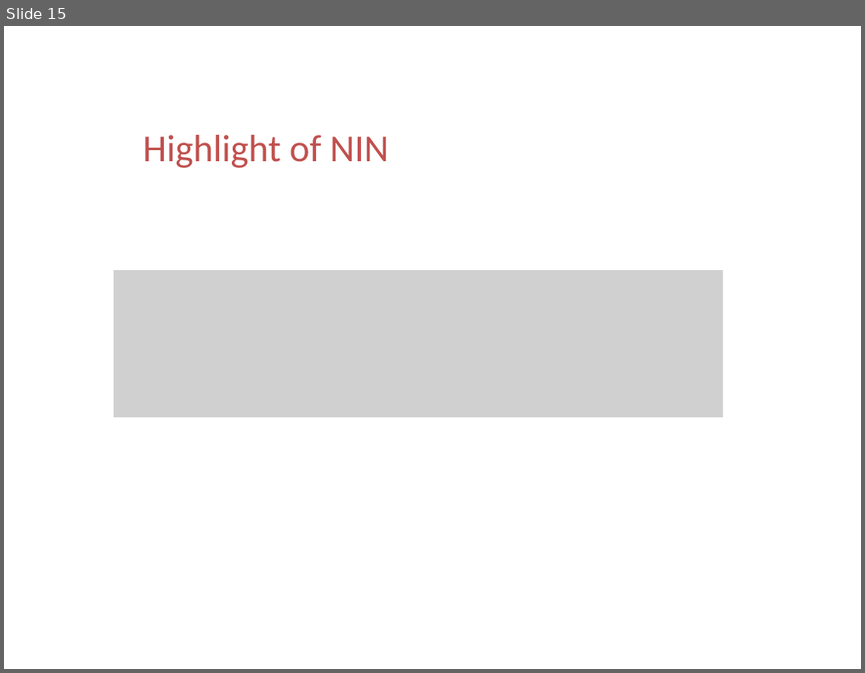
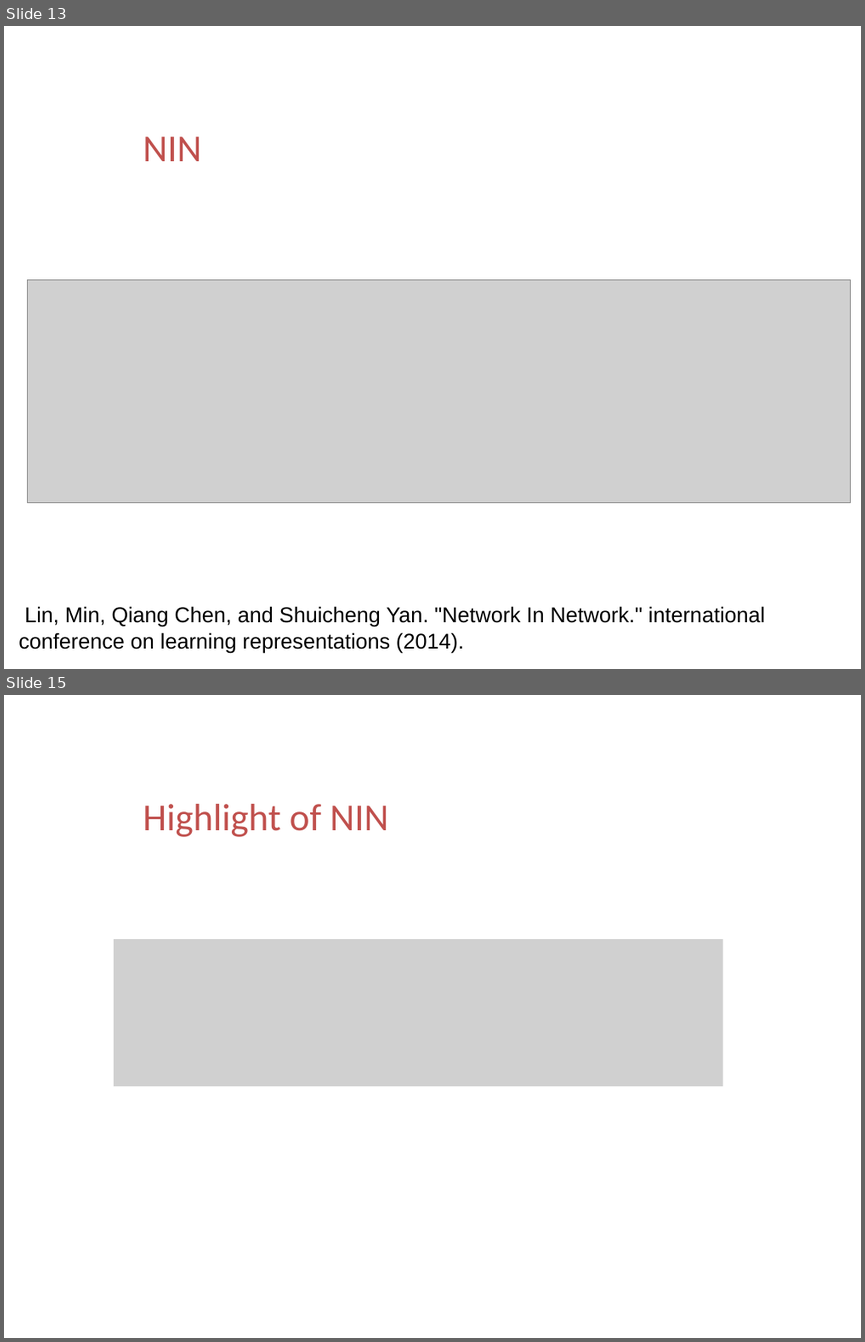
Before and after one commit to ttomchy/CV_2Project, a slide deck: presentation.pptx. Shown one above the other, each under a label of ours: slide 15 before the commit, slides 13 and 15 after it; the slides between them are not shown. The pictures are 865x673 and 865x1342 pixels, drawn with LibreOffice and Linux fonts; fonts in the diff are those of the drawing; grey boxes stand for pictures; background and template pictures are left out. Boxes give left, top, right and bottom in pixels: in the first picture for what was removed or moved away, otherwise in the second. Text is boxed around its words. In the diff, an @@ line names an element or a change of style, - is before the commit and + after.

```diff
--- a/presentation.pptx
+++ b/presentation.pptx
@@ slide 13 added at box(4, 26, 861, 669), background picture (left out) @@
@@ text added at box(143, 136, 201, 161), 32 pt, text #C0504D @@
+NIN
@@ picture added at box(27, 279, 850, 502) @@
@@ text added at box(18, 606, 765, 652), 18 pt, text #000000 @@
+Lin, Min, Qiang Chen, and Shuicheng Yan. "Network In Network." international conference on learning representations (2014).
```
Also in this commit, not shown: 11 slides changed, 1 slide removed.
